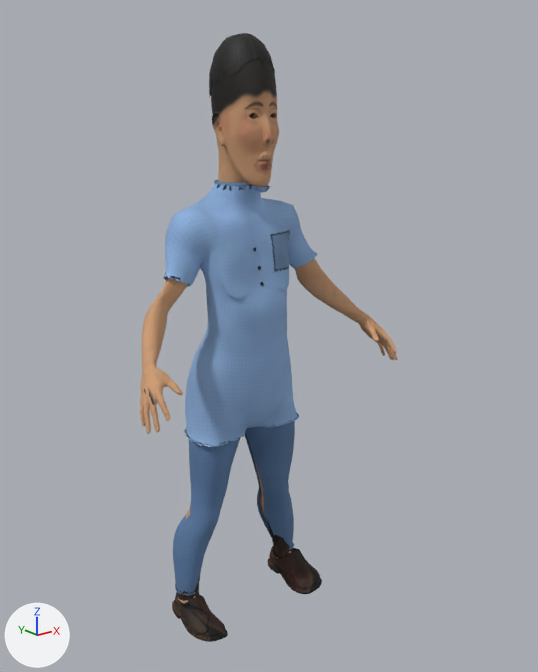
Two versions of the glTF model studio/public/assets/characters/char.balita-laki/char.balita-laki.glb, one commit apart.
Before and after are seen from a 50 mm lens placed at (-0.683, -0.945, 0.849), pointed at (0.025, -0.059, 0.494). Arrows for +X, +Y and +Z are at lower left; the lights stay in place. The older version comes first. Vertices at exactly the same position are counted once.

Names of what the first picture shows: 'char.balita-laki-mesh'.
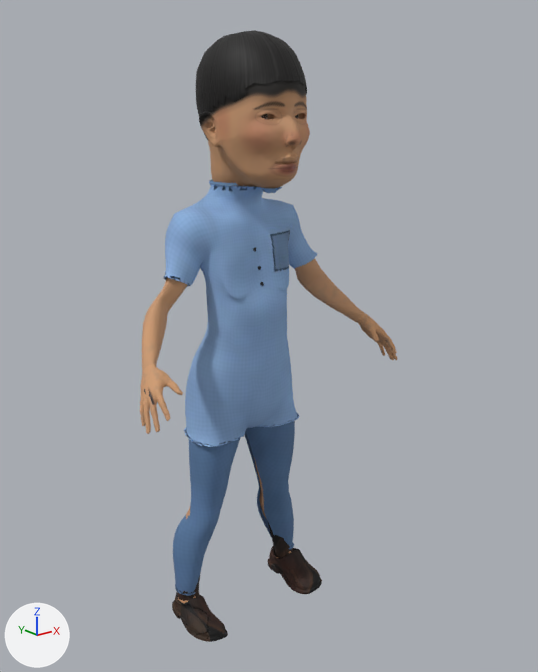
Changed parts and their boxes (x1, y1, x2, y2) in the pictures (538 x 672 px; the box of a moved part takes in the faces that stretch with it):
'char.balita-laki-mesh', reshaped: before (140, 33, 398, 642); after (140, 30, 398, 642)
part 1 of me_char_balita_laki, moved or reshaped: before (249, 113, 255, 119); after (261, 114, 268, 119)
part 2 of me_char_balita_laki, added: after (196, 30, 307, 140)
part 3 of me_char_balita_laki, moved or reshaped: before (197, 33, 279, 229); after (197, 81, 310, 229)

What changed in the scene script:
```text
Change me_char_balita_laki:
    used by ob_char_balita_laki_mesh; location = (0.0, 0.0, 0.0)
    remove me_char_balita_laki.from_pydata(...)  # 21155 vertices, 40705 faces; spans x -0.241..0.241, y -0.156..0.059, z -0.004..0.943
    add me_char_balita_laki.from_pydata(...)  # 21378 vertices, 41143 faces; spans x -0.241..0.241, y -0.156..0.059, z -0.004..0.944
    me_char_balita_laki part 1: the loose piece of 141 vertices spanning x -0.023..-0.011, y -0.074..-0.072, z 0.825..0.837 is moved by (-0.011, -0.043, 0.0)
    me_char_balita_laki part 2: a new loose piece of 429 vertices spanning x -0.08..0.08, y -0.137..0.041, z 0.785..0.944, in mat_hair
    me_char_balita_laki part 3: 3 vertices moved within x -0.006..0.006, y 0.011..0.016, z 0.725..0.737; 4825 vertices removed from x -0.051..0.051, y -0.097..0.025, z 0.679..0.943; 4619 vertices added at x -0.08..0.08, y -0.155..0.036, z 0.68..0.94
    other edits to the shape of me_char_balita_laki do not show in these pictures
```
